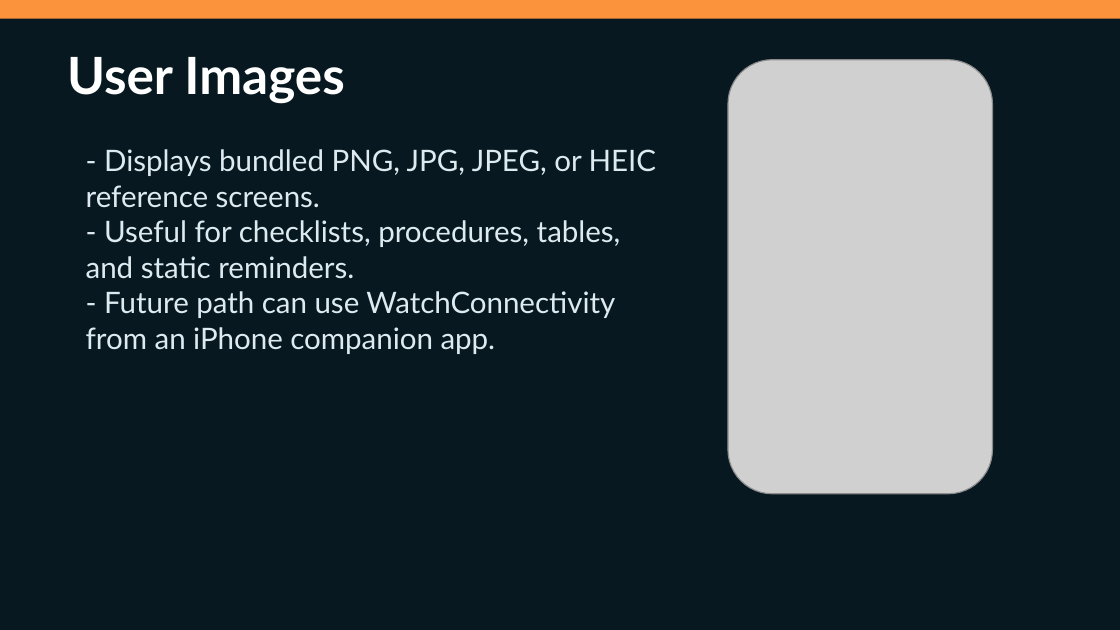
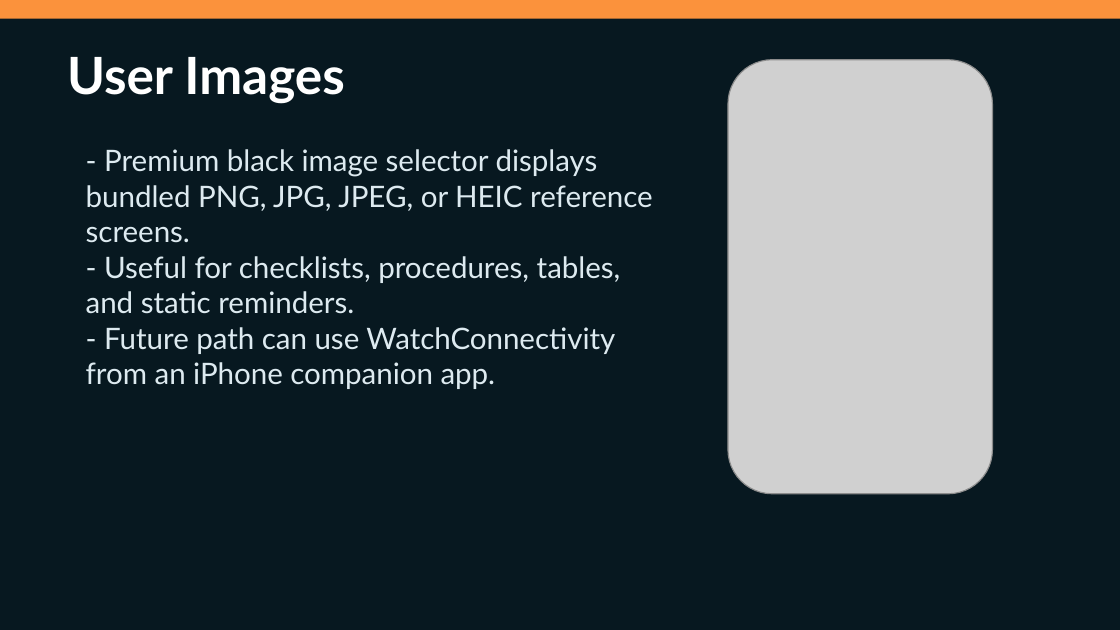
Before and after one commit to egopfe/DirDiving-App, a slide deck: slide 10 of DIR_DIVING_Full_Feature_Presentation.pptx. Drawn at 1120x630 pixels with LibreOffice and Linux fonts; fonts in the diff are those of the drawing; grey boxes stand for pictures. Boxes give left, top, right and bottom in pixels: in the first picture for what was removed or moved away, otherwise in the second. Text is boxed around its words. In the diff, an @@ line names an element or a change of style, - is before the commit and + after.

Commit message:
Document premium UI across branches

```diff
--- a/DIR_DIVING_Full_Feature_Presentation.pptx
+++ b/DIR_DIVING_Full_Feature_Presentation.pptx
@@ text at (86,149,652,243): text changed @@
-- Displays bundled PNG, JPG, JPEG, or HEIC reference screens.
+- Premium black image selector displays bundled PNG, JPG, JPEG, or HEIC reference screens.
```
Also in this commit, not shown: 4 other slides changed, 1 slide added, 1 slide removed, 6 other files.
